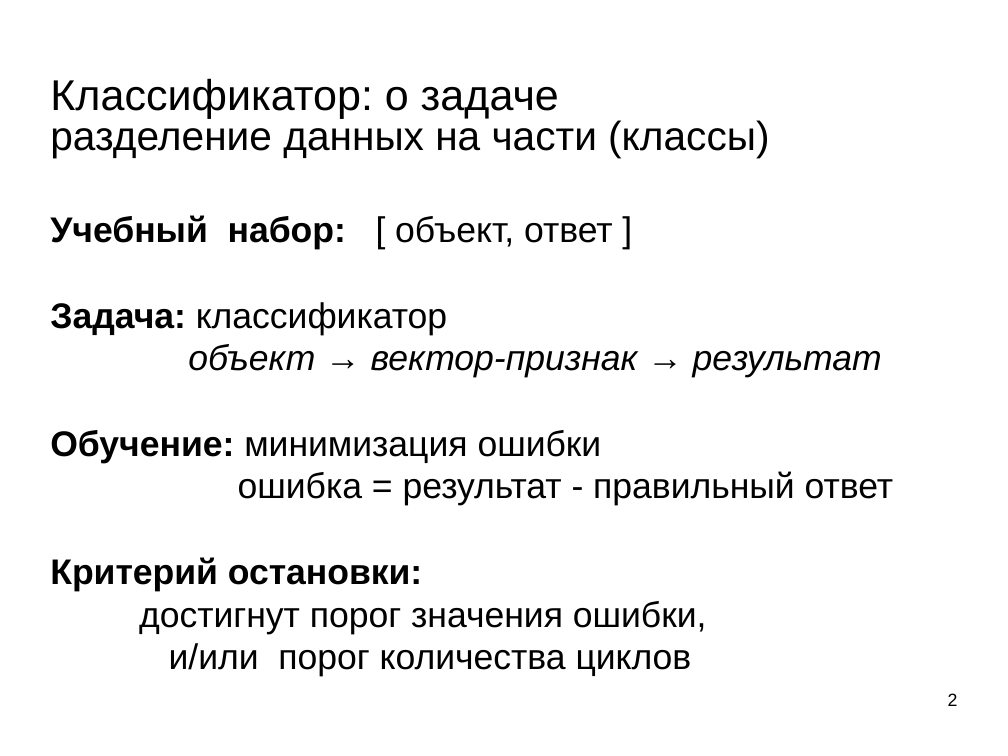
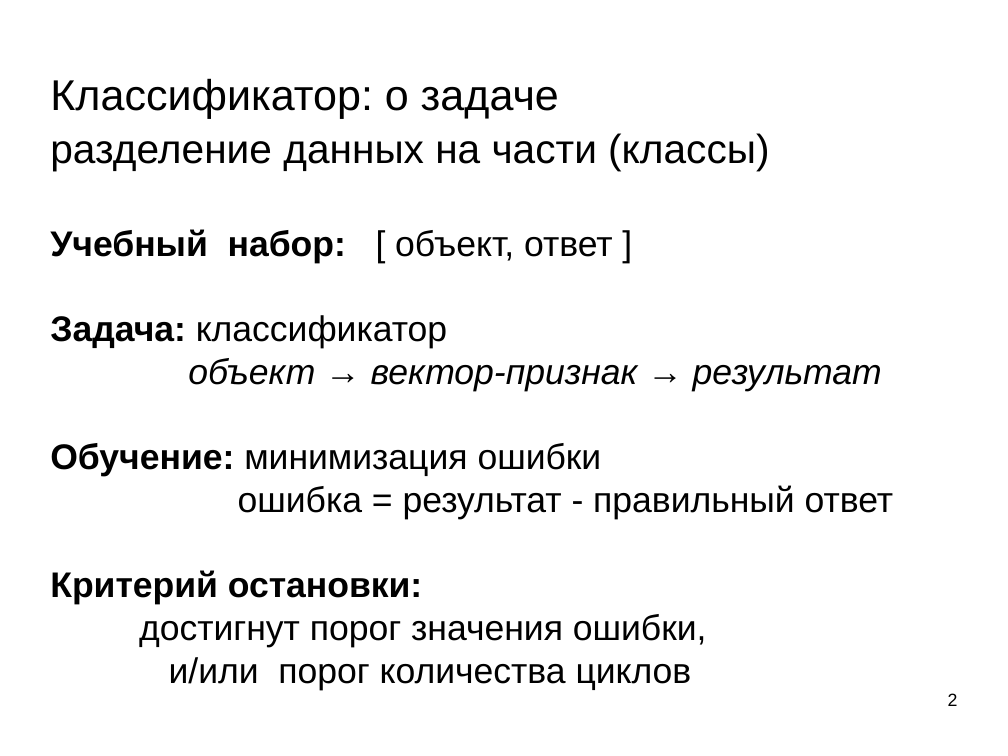
Before and after one commit to mechanoid5/ml_lectorium_legacy, a slide deck: slide 2 of 07-roc-auc.odp. Drawn at 1008x756 pixels with LibreOffice and Linux fonts; fonts in the diff are those of the drawing; background and template pictures are left out. Boxes give left, top, right and bottom in pixels: in the first picture for what was removed or moved away, otherwise in the second. Text is boxed around its words. In the diff, an @@ line names an element or a change of style, - is before the commit and + after.

```diff
--- a/07-roc-auc.odp
+++ b/07-roc-auc.odp
@@ subtitle "разделение данных на части (классы)": place and size @@
-subtitle "разделение данных на части (классы)" at box(50, 117, 894, 677)
+subtitle "разделение данных на части (классы)" at box(50, 133, 894, 690)
```
Also in this commit, not shown: 11 other slides changed, 1 slide added, 9 slides removed.
